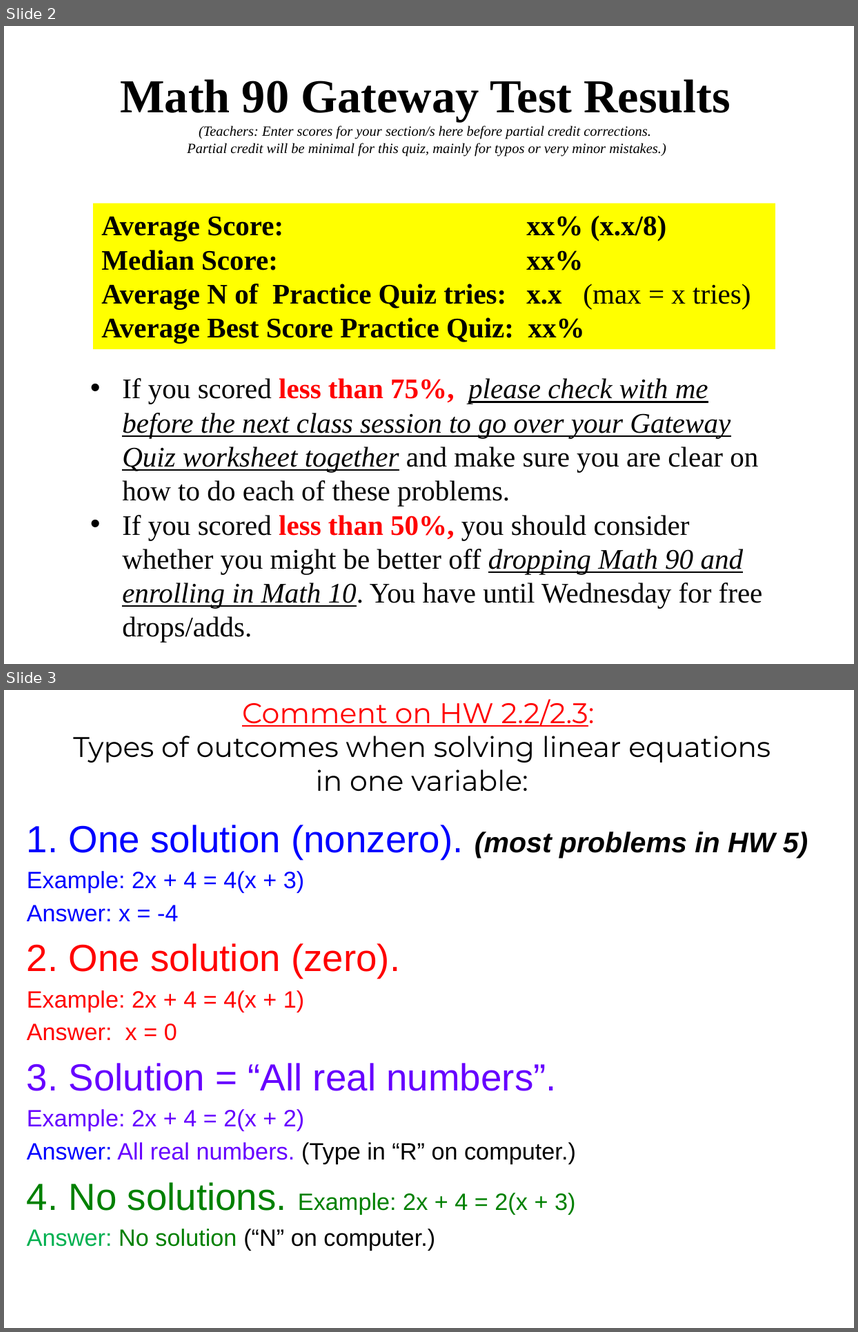
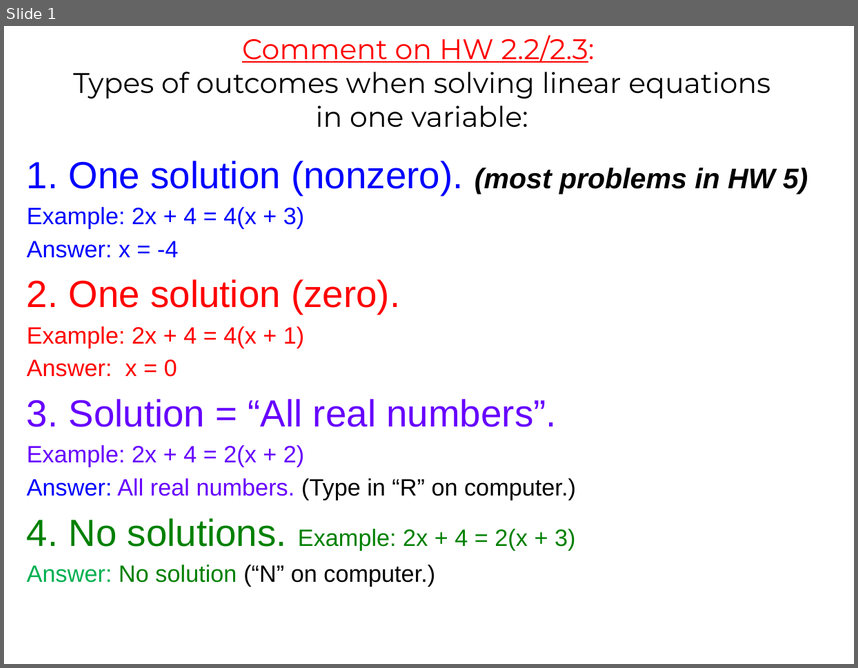
Before and after one commit to tyler-skorczewski-math/tyler-skorczewski-math.github.io, a slide deck: math90/Math90Lecture_2_4.pptx. Shown one above the other, each under a label of ours: slides 2 and 3 before the commit, slide 1 after it. The pictures are 858x1332 and 858x668 pixels, drawn with LibreOffice and Linux fonts; fonts in the diff are those of the drawing. Boxes give left, top, right and bottom in pixels: in the first picture for what was removed or moved away, otherwise in the second. Text is boxed around its words. In the diff, an @@ line names an element or a change of style, - is before the commit and + after.

```diff
--- a/math90/Math90Lecture_2_4.pptx
+++ b/math90/Math90Lecture_2_4.pptx
@@ slide 2 removed at (x1=4, y1=26, x2=854, y2=664), background #FFFFFF @@
@@ text removed at (x1=120, y1=79, x2=731, y2=156) @@
-Math 90 Gateway Test Results
-(Teachers: Enter scores for your section/s here before partial credit corrections.
-Partial credit will be minimal for this quiz, mainly for typos or very minor mistakes.)
@@ rectangle removed at (x1=93, y1=203, x2=776, y2=349) @@
-Average Score: xx% (x.x/8)
-Median Score: xx%
-Average N of Practice Quiz tries: x.x (max = x tries)
-Average Best Score Practice Quiz: xx%
@@ text removed at (x1=122, y1=378, x2=763, y2=641) @@
-• If you scored less than 75%, please check with me before the next class session to go over your Gateway Quiz worksheet together and make sure you are clear on how to do each of these problems.
-• If you scored less than 50%, you should consider whether you might be better off dropping Math 90 and enrolling in Math 10. You have until Wednesday for free drops/adds.
@@ what was slide 3 is now slide 1 @@
```
Also in this commit, not shown: 3 other slides removed, 6 other files.
